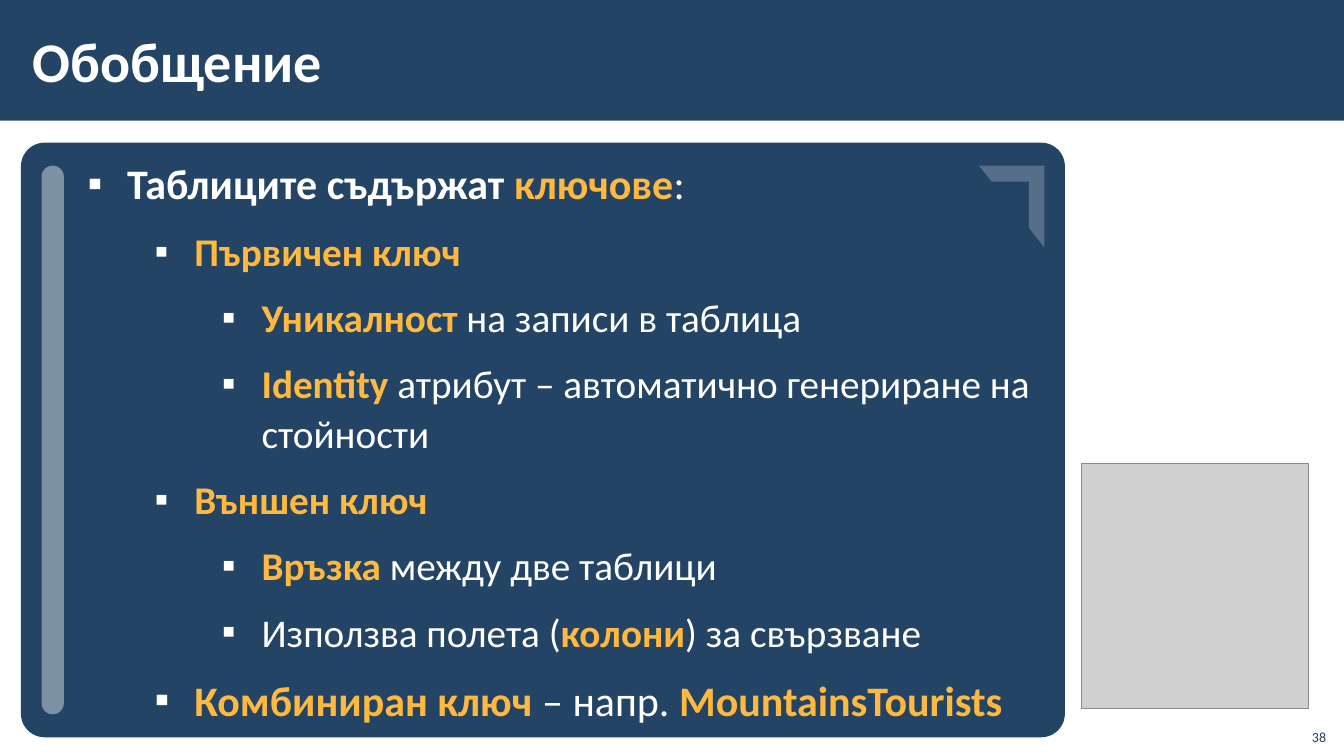
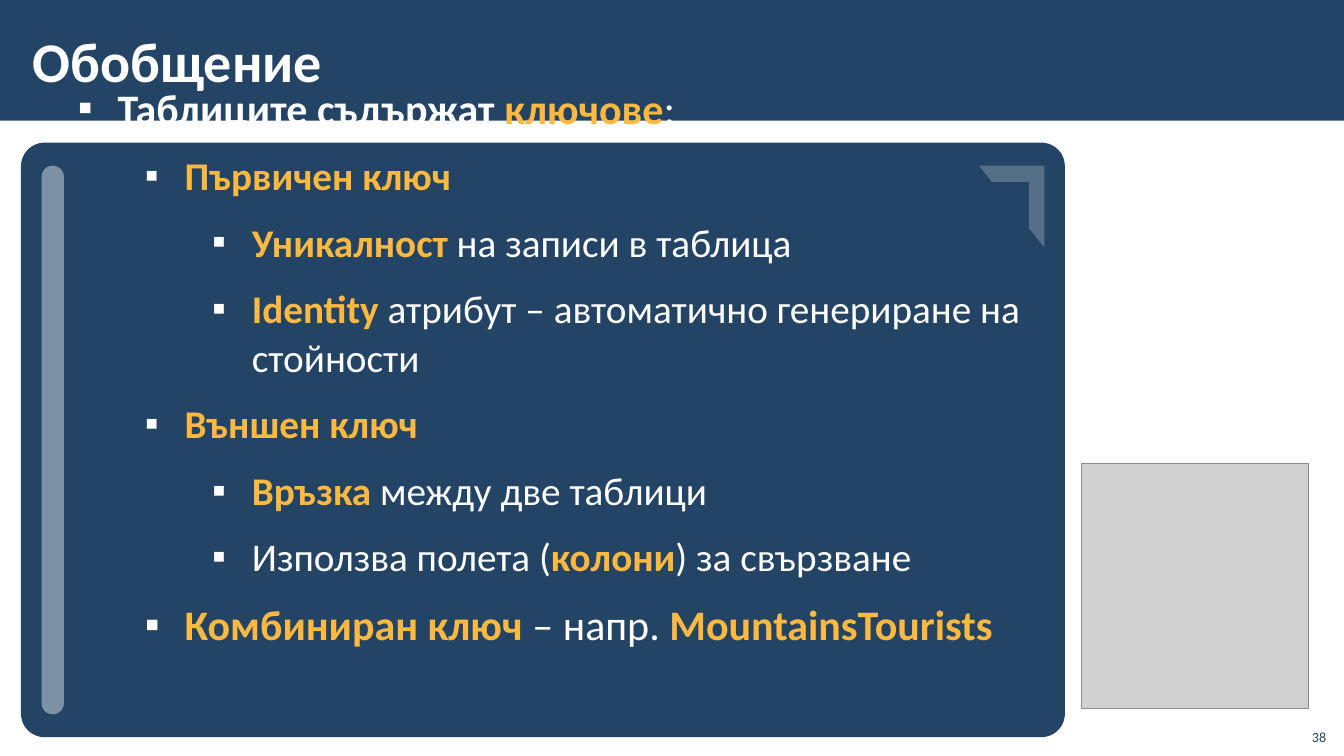
Before and after one commit to Ghostdog02/MSSQL, a slide deck: slide 38 of Theory/07-Modeling-Databases/07-Modeling-Databases.pptx. Drawn at 1344x756 pixels with LibreOffice and Linux fonts; fonts in the diff are those of the drawing; grey boxes stand for pictures; background and template pictures are left out. Boxes give left, top, right and bottom in pixels: in the first picture for what was removed or moved away, otherwise in the second. Text is boxed around its words. In the diff, an @@ line names an element or a change of style, - is before the commit and + after.

```diff
--- a/Theory/07-Modeling-Databases/07-Modeling-Databases.pptx
+++ b/Theory/07-Modeling-Databases/07-Modeling-Databases.pptx
@@ text "Таблиците съдържат ключове:" rewrapped from <box>127,170,1030,723</box> to <box>118,89,1020,647</box> @@
```
Also in this commit, not shown: 4 other slides changed, 25 other files.
